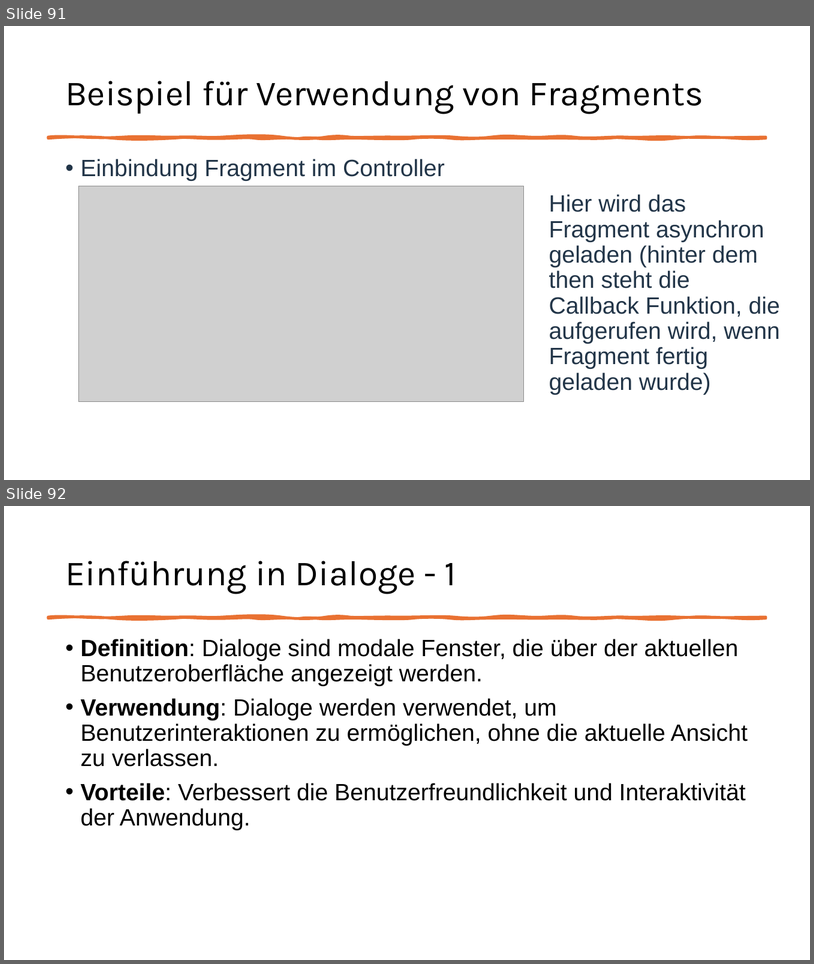
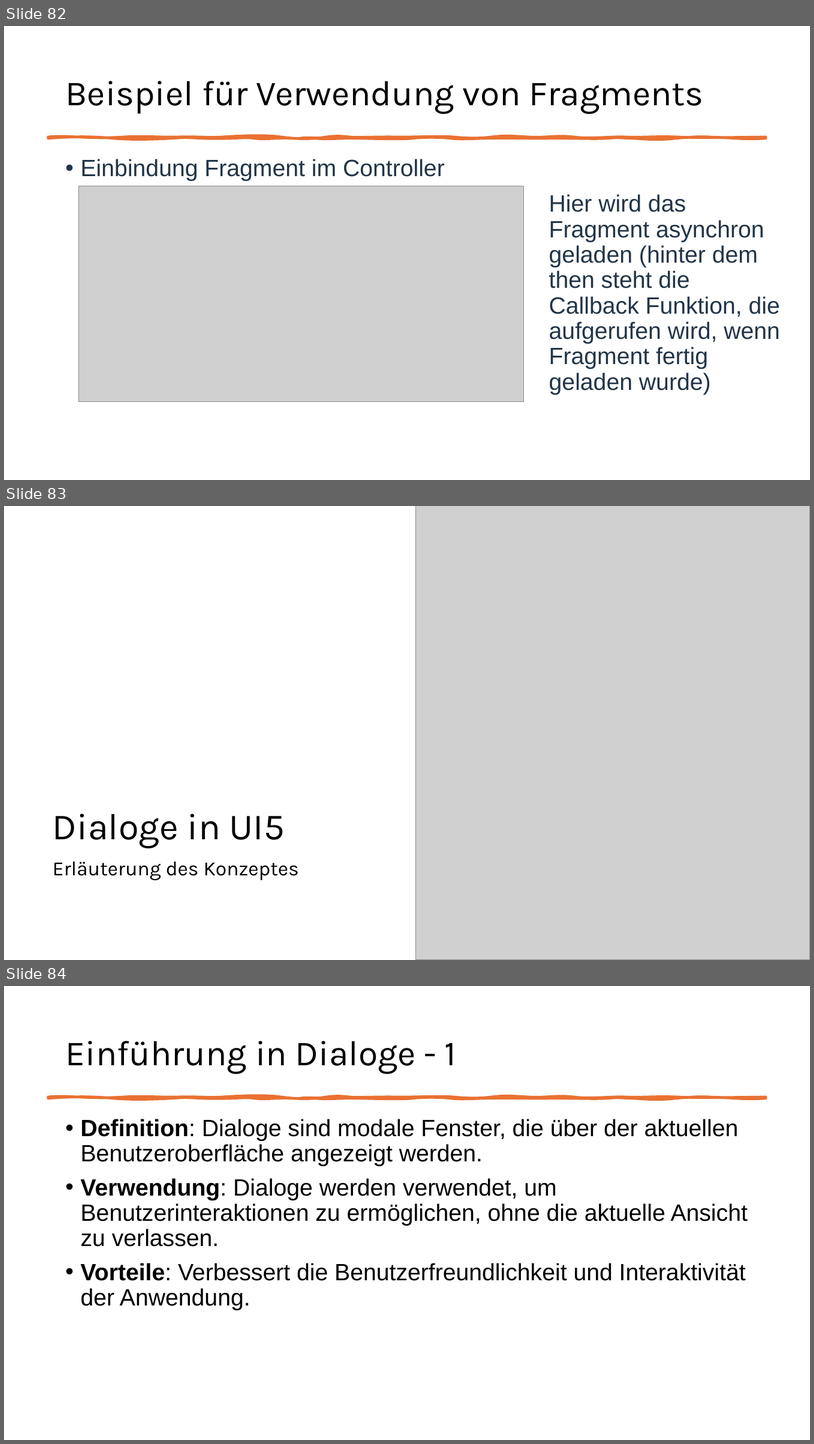
Before and after one commit to MatLange/Schulung-SAPUI5-und-Fiori, a slide deck: Präsentationsfolien/Tag02_SAPUI5-Fiori_DE.pptx. Shown one above the other, each under a label of ours: slides 91 and 92 before the commit, slides 82, 83 and 84 after it. The pictures are 814x964 and 814x1444 pixels, drawn with LibreOffice and Linux fonts; fonts in the diff are those of the drawing; grey boxes stand for pictures. Boxes give left, top, right and bottom in pixels: in the first picture for what was removed or moved away, otherwise in the second. Text is boxed around its words. In the diff, an @@ line names an element or a change of style, - is before the commit and + after.

```diff
--- a/Präsentationsfolien/Tag02_SAPUI5-Fiori_DE.pptx
+++ b/Präsentationsfolien/Tag02_SAPUI5-Fiori_DE.pptx
@@ slide 83 added at (x1=4, y1=506, x2=810, y2=960), background #FFFFFF @@
@@ picture added at (x1=416, y1=506, x2=810, y2=960) @@
@@ title added at (x1=53, y1=813, x2=285, y2=848), 44 pt, text #000000 @@
+Dialoge in UI5
@@ subtitle added at (x1=53, y1=861, x2=299, y2=880), 24 pt, text #000000 @@
+Erläuterung des Konzeptes
@@ what was slide 91 is now slide 82 @@
@@ what was slide 92 is now slide 84 @@
```
Also in this commit, not shown: 4 slides changed, 4 slides removed.
